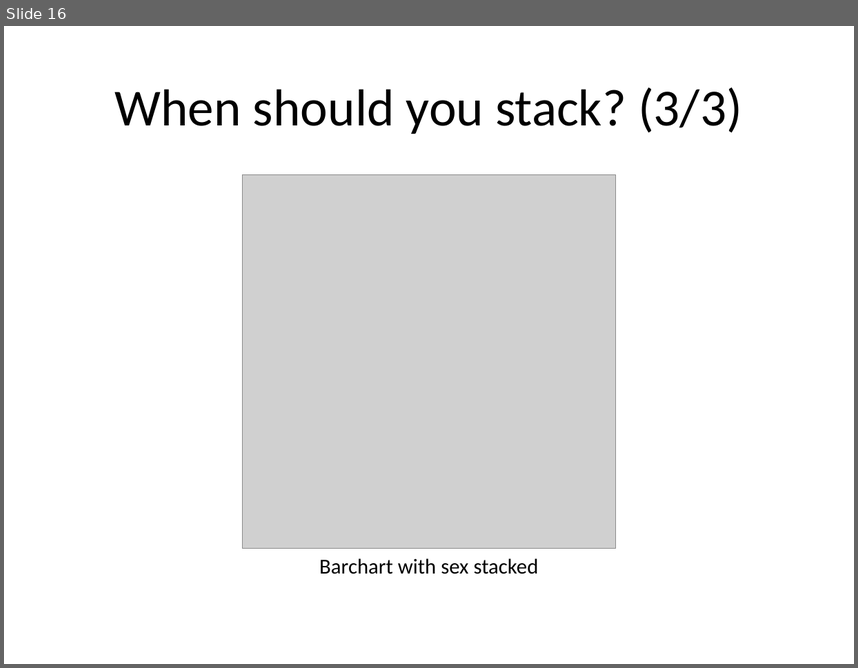
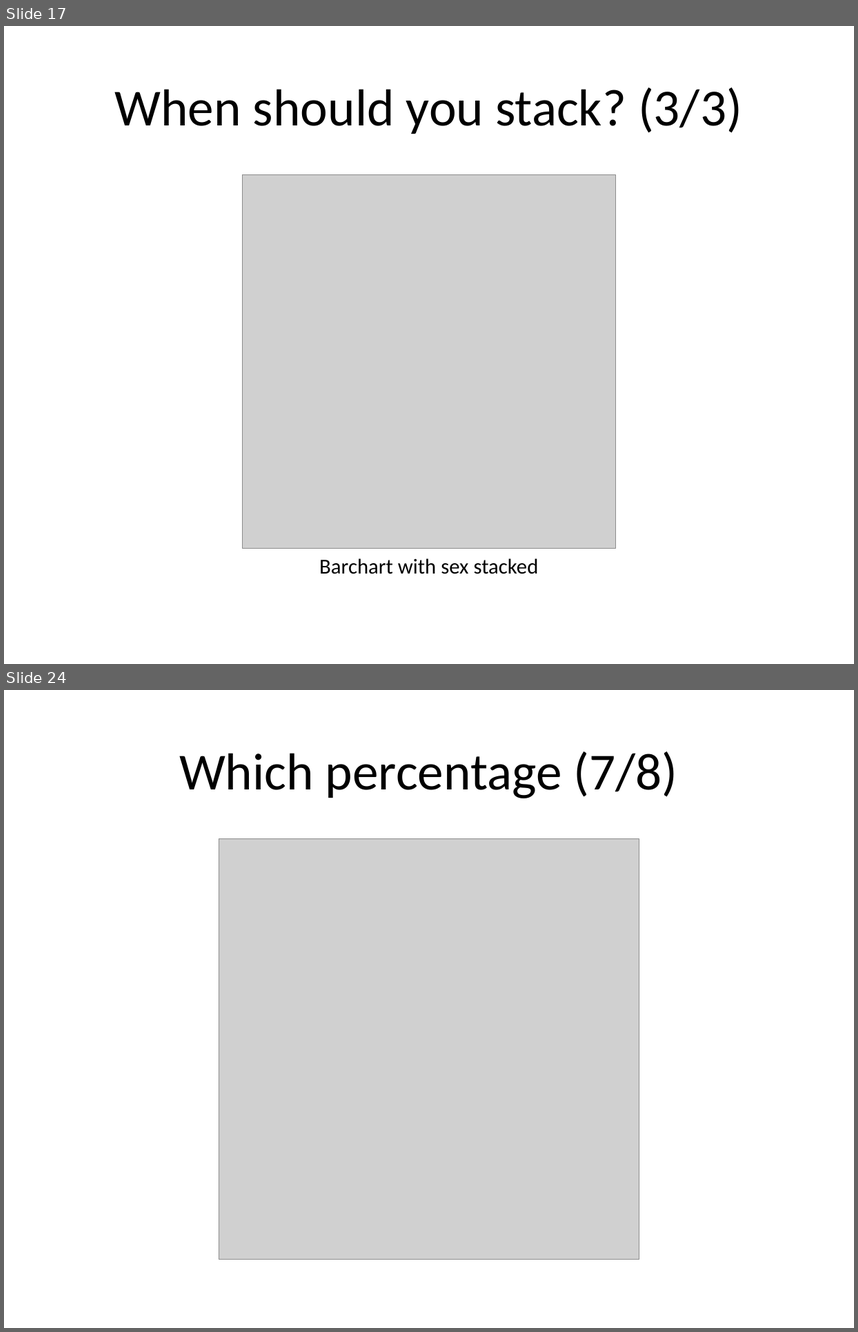
Before and after one commit to pmean/data-visualization, a slide deck: data-viz-02/component/recommendations-barcharts.pptx. Shown one above the other, each under a label of ours: slide 16 before the commit, slides 17 and 24 after it; the slides between them are not shown. The pictures are 858x668 and 858x1332 pixels, drawn with LibreOffice and Linux fonts; fonts in the diff are those of the drawing; grey boxes stand for pictures. Boxes give left, top, right and bottom in pixels: in the first picture for what was removed or moved away, otherwise in the second. Text is boxed around its words. In the diff, an @@ line names an element or a change of style, - is before the commit and + after.

```diff
--- a/data-viz-02/component/recommendations-barcharts.pptx
+++ b/data-viz-02/component/recommendations-barcharts.pptx
@@ slide 24 added at <box>4,690,854,1328</box>, background #FFFFFF @@
@@ title added at <box>179,751,678,798</box>, 44 pt, text #000000 @@
+Which percentage (7/8)
@@ picture added at <box>219,839,639,1259</box> @@
@@ what was slide 16 is now slide 17 @@
```
Also in this commit, not shown: 4 slides changed, 5 other slides added, 3 slides removed, 44 other files.
